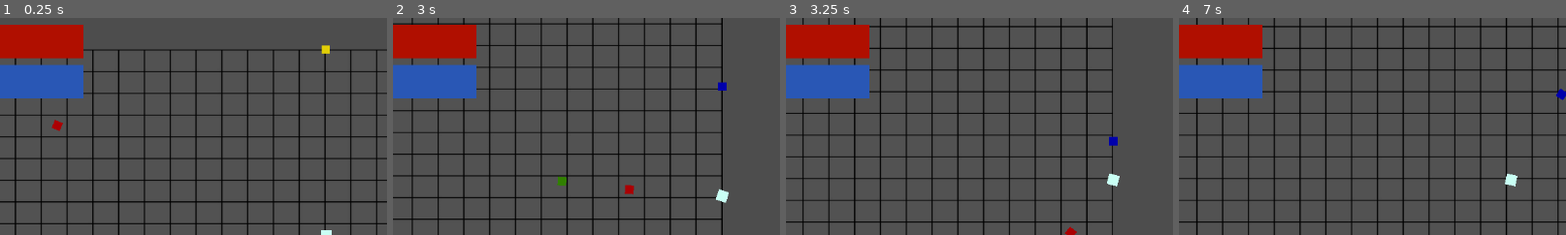
Above: before the commit, frames 1-4 (left to right).
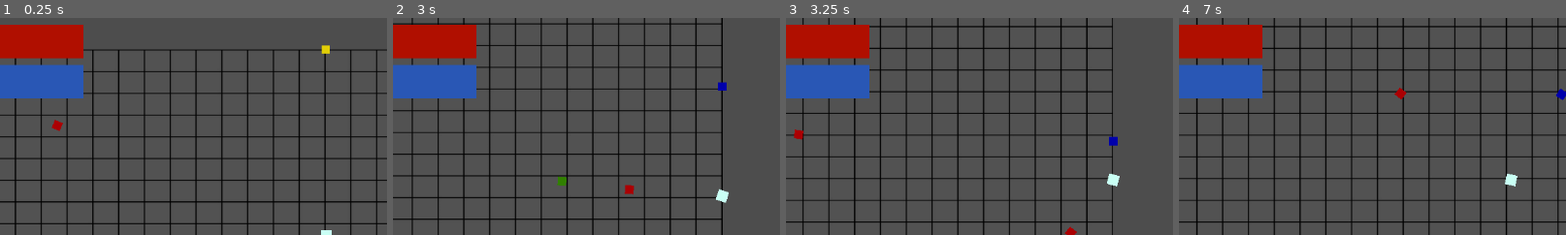
Above: after the commit, the same moments.

Repository: EmpexOri/OperationHavok
Game: Godot game, scene res://Scenes/PlaygroundScene.tscn
The game is run twice, just before and just after one commit, with the same random seed, the same clock (stepped at 60 frames per second) and the same inputs.
Inputs (mouse positions are % of the whole screen's width and height, from its top left):
- Up to frame 1 (0.25 s): no input
- Up to frame 2 (3 s): move the mouse to (72, 45) at 0.52 s; hold D (right) 0.53-1.28 s; click (72, 45) at 0.6 s; move the mouse to (30, 55) at 1.27 s; hold S (down) 1.28-2.03 s; click (30, 55) at 1.35 s; move the mouse to (60, 28) at 2.02 s; hold D (right) 2.03-2.78 s; click (60, 28) at 2.1 s; move the mouse to (45, 70) at 2.77 s; hold W (up) from 2.78 s (still down); click (45, 70) at 2.85 s
- Up to frame 3 (3.25 s): keep holding W (up)
- Up to frame 4 (7 s): move the mouse to (80, 65) at 3.52 s; release W (up) at 3.53 s; hold A (left) 3.53-5.03 s; click (80, 65) at 3.6 s; move the mouse to (20, 35) at 4.27 s; click (20, 35) at 4.35 s; move the mouse to (55, 50) at 5.02 s; hold S (down) 5.03-5.78 s; click (55, 50) at 5.1 s; move the mouse to (35, 25) at 5.77 s; hold D (right) 5.78-6.53 s; click (35, 25) at 5.85 s; move the mouse to (72, 45) at 6.52 s; hold W (up) from 6.53 s (still down); click (72, 45) at 6.6 s
The pictures show only the part of the screen within x 8-58%, y 0-50%; the shares and areas given below are measured in that part.

Frames 1-2 are identical in both runs. In frame 3, 0.1% of the frame differs, in the area x 2-5%, y 51-57%; in frame 4, 0.1%.

Commit message:
My Prototype World has been integrated!
done and done! for now... But happy days!

Diff:
--- a/Assets/Scripts/Enemy/enemy3.gd
+++ b/Assets/Scripts/Enemy/enemy3.gd
@@ -1,7 +1,7 @@
 extends CharacterBody2D
 
 var Speed = 175
-var Enemy = preload("res://Assets/Scripts/Enemy/enemy3.gd")
+var Enemy = preload("res://Scenes/Misc/enemy_3.tscn")
 
 func _ready():
 	start_timer()
--- a/Scenes/Misc/enemy.tscn
+++ b/Scenes/Misc/enemy.tscn
@@ -1,6 +1,7 @@
-[gd_scene load_steps=4 format=3 uid="uid://ccv3fxn55gofe"]
+[gd_scene load_steps=5 format=3 uid="uid://ccv3fxn55gofe"]
 
 [ext_resource type="Texture2D" uid="uid://bs0bfjn56fwlt" path="res://Assets/Art/Player.png" id="1_hghv2"]
+[ext_resource type="Script" uid="uid://bcgibjer11dey" path="res://Assets/Scripts/Enemy/enemy.gd" id="1_mvqga"]
 
 [sub_resource type="RectangleShape2D" id="RectangleShape2D_n2kcc"]
 size = Vector2(13, 13)
@@ -9,6 +10,7 @@
 size = Vector2(14.5, 14.5)
 
 [node name="Enemy" type="CharacterBody2D"]
+script = ExtResource("1_mvqga")
 
 [node name="CollisionShape2D" type="CollisionShape2D" parent="."]
 shape = SubResource("RectangleShape2D_n2kcc")
--- a/Scenes/Misc/enemy_2.tscn
+++ b/Scenes/Misc/enemy_2.tscn
@@ -1,5 +1,6 @@
-[gd_scene load_steps=4 format=3 uid="uid://btmobglafrxdx"]
+[gd_scene load_steps=5 format=3 uid="uid://btmobglafrxdx"]
 
+[ext_resource type="Script" uid="uid://j2brxgn7po3j" path="res://Assets/Scripts/Enemy/enemy2.gd" id="1_61o6s"]
 [ext_resource type="Texture2D" uid="uid://bs0bfjn56fwlt" path="res://Assets/Art/Player.png" id="1_t3d2o"]
 
 [sub_resource type="RectangleShape2D" id="RectangleShape2D_2c381"]
@@ -9,6 +10,7 @@
 size = Vector2(14.5, 14.5)
 
 [node name="Enemy2" type="CharacterBody2D"]
+script = ExtResource("1_61o6s")
 
 [node name="CollisionShape2D" type="CollisionShape2D" parent="."]
 shape = SubResource("RectangleShape2D_2c381")
--- a/Scenes/Misc/enemy_3.tscn
+++ b/Scenes/Misc/enemy_3.tscn
@@ -1,6 +1,7 @@
-[gd_scene load_steps=4 format=3 uid="uid://hugp881sope0"]
+[gd_scene load_steps=5 format=3 uid="uid://hugp881sope0"]
 
 [ext_resource type="Texture2D" uid="uid://bs0bfjn56fwlt" path="res://Assets/Art/Player.png" id="1_ipo15"]
+[ext_resource type="Script" uid="uid://7gv0u7m0fnce" path="res://Assets/Scripts/Enemy/enemy3.gd" id="1_mex1v"]
 
 [sub_resource type="RectangleShape2D" id="RectangleShape2D_hukrr"]
 size = Vector2(13, 13)
@@ -9,6 +10,7 @@
 size = Vector2(14.5, 14.5)
 
 [node name="Enemy3" type="CharacterBody2D"]
+script = ExtResource("1_mex1v")
 
 [node name="CollisionShape2D" type="CollisionShape2D" parent="."]
 shape = SubResource("RectangleShape2D_hukrr")
--- a/Scenes/Misc/enemy_4.tscn
+++ b/Scenes/Misc/enemy_4.tscn
@@ -1,6 +1,7 @@
-[gd_scene load_steps=4 format=3 uid="uid://djdmgiabwutdt"]
+[gd_scene load_steps=5 format=3 uid="uid://djdmgiabwutdt"]
 
 [ext_resource type="Texture2D" uid="uid://bs0bfjn56fwlt" path="res://Assets/Art/Player.png" id="1_57i5b"]
+[ext_resource type="Script" uid="uid://b7d7d020brysy" path="res://Assets/Scripts/Enemy/enemy4.gd" id="1_i7wpa"]
 
 [sub_resource type="RectangleShape2D" id="RectangleShape2D_xb431"]
 size = Vector2(13, 13)
@@ -9,6 +10,7 @@
 size = Vector2(14.5, 14.5)
 
 [node name="Enemy4" type="CharacterBody2D"]
+script = ExtResource("1_i7wpa")
 
 [node name="CollisionShape2D" type="CollisionShape2D" parent="."]
 shape = SubResource("RectangleShape2D_xb431")
--- a/Scenes/PlaygroundScene.tscn
+++ b/Scenes/PlaygroundScene.tscn
@@ -11,7 +11,6 @@
 [ext_resource type="PackedScene" uid="uid://btmobglafrxdx" path="res://Scenes/Misc/enemy_2.tscn" id="6_w5l6p"]
 [ext_resource type="PackedScene" uid="uid://hugp881sope0" path="res://Scenes/Misc/enemy_3.tscn" id="7_wlc0k"]
 [ext_resource type="PackedScene" uid="uid://djdmgiabwutdt" path="res://Scenes/Misc/enemy_4.tscn" id="8_1cxn6"]
-[ext_resource type="Script" uid="uid://bcgibjer11dey" path="res://Assets/Scripts/Enemy/enemy.gd" id="8_d0q0w"]
 [ext_resource type="Script" uid="uid://j2brxgn7po3j" path="res://Assets/Scripts/Enemy/enemy2.gd" id="10_3kogm"]
 [ext_resource type="Script" uid="uid://7gv0u7m0fnce" path="res://Assets/Scripts/Enemy/enemy3.gd" id="12_twjg6"]
 [ext_resource type="Script" uid="uid://b7d7d020brysy" path="res://Assets/Scripts/Enemy/enemy4.gd" id="14_keglp"]
@@ -83,7 +82,6 @@
 
 [node name="Enemy" parent="." instance=ExtResource("5_aly1e")]
 position = Vector2(97, 80)
-script = ExtResource("8_d0q0w")
 
 [node name="Enemy2" parent="." instance=ExtResource("6_w5l6p")]
 position = Vector2(1077, 85)
Not shown: 1 places in Scenes/PlaygroundScene.tscn that only renumber resources
